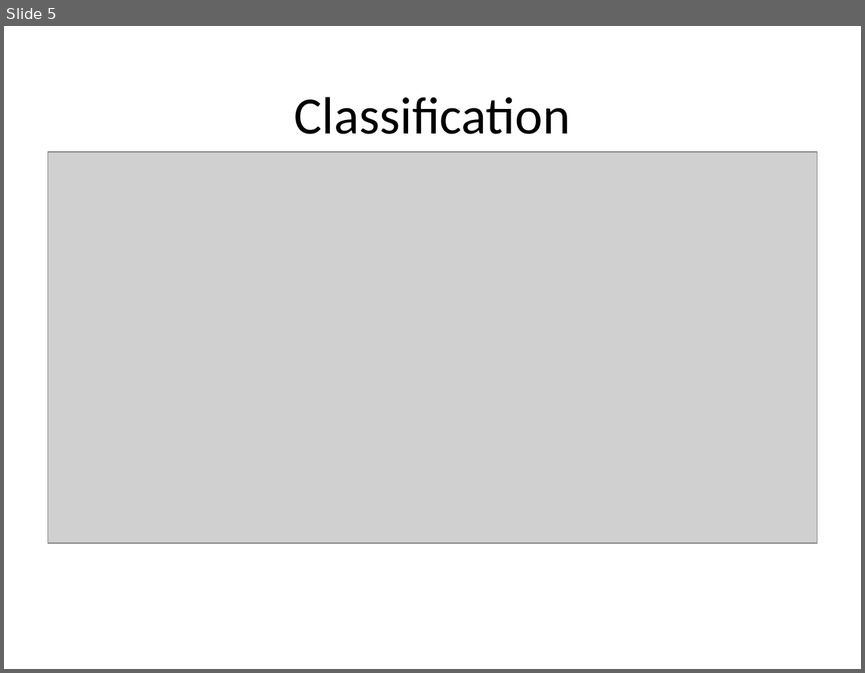
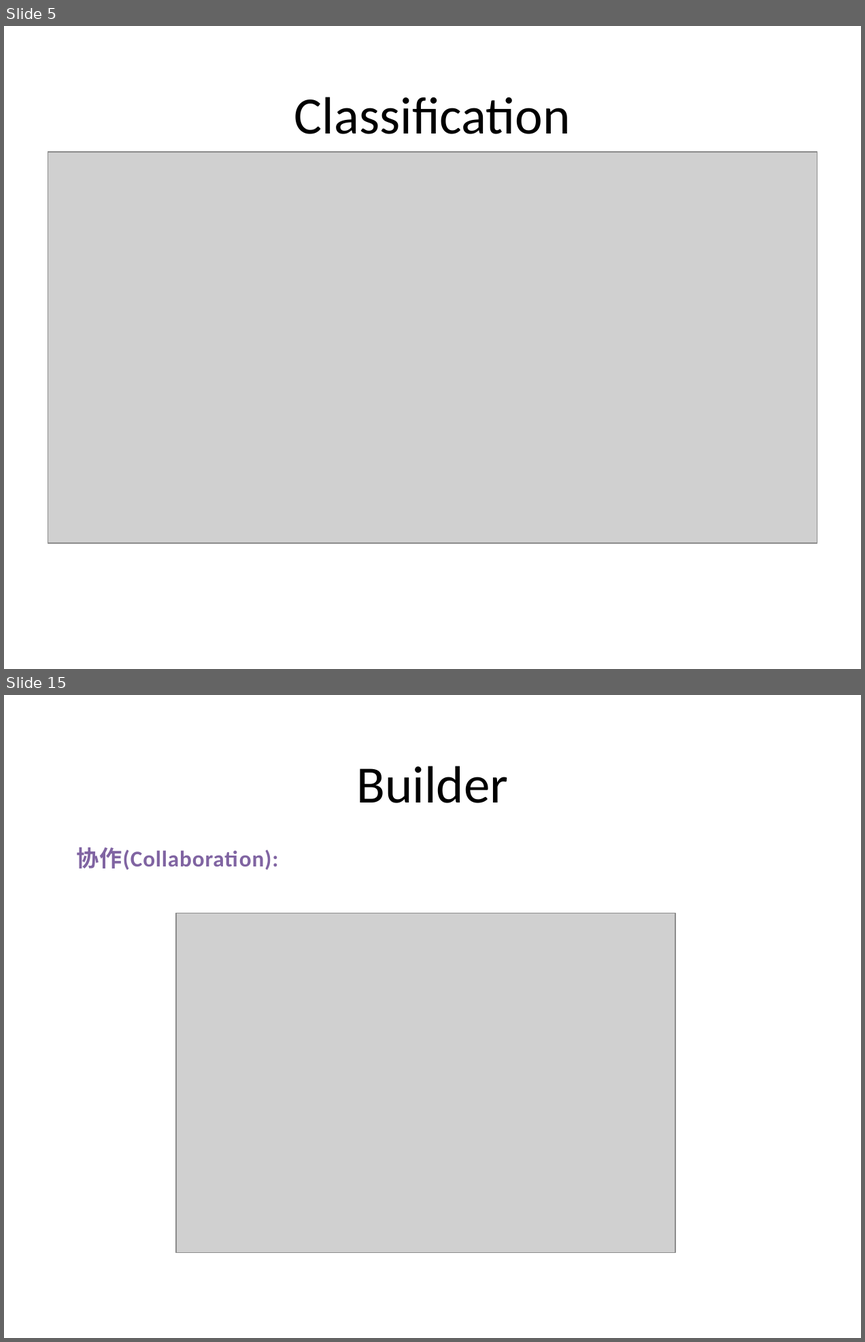
Before and after one commit to PlumpMath/DesignPattern-956, a slide deck: _Doc/DesignPattern.P2.Creational(Bulder).pptx. Shown one above the other, each under a label of ours: slide 5 before the commit, slides 5 and 15 after it; the slides between them are not shown. The pictures are 865x673 and 865x1342 pixels, drawn with LibreOffice and Linux fonts; fonts in the diff are those of the drawing; grey boxes stand for pictures. Boxes give left, top, right and bottom in pixels: in the first picture for what was removed or moved away, otherwise in the second. Text is boxed around its words. In the diff, an @@ line names an element or a change of style, - is before the commit and + after.

Commit message:
Updated Builder code and PPT.

```diff
--- a/_Doc/DesignPattern.P2.Creational(Bulder).pptx
+++ b/_Doc/DesignPattern.P2.Creational(Bulder).pptx
@@ slide 15 added at box(4, 695, 861, 1338), background #FFFFFF @@
@@ text added at box(356, 766, 508, 803), 44 pt, text #000000 @@
+Builder
@@ text added at box(77, 847, 279, 870), 19 pt, text #8064A2, bold @@
+协作(Collaboration):
@@ picture added at box(176, 913, 676, 1253) @@
```
Also in this commit, not shown: 7 slides changed, 7 other slides added, 5 slides removed, 30 other files.
